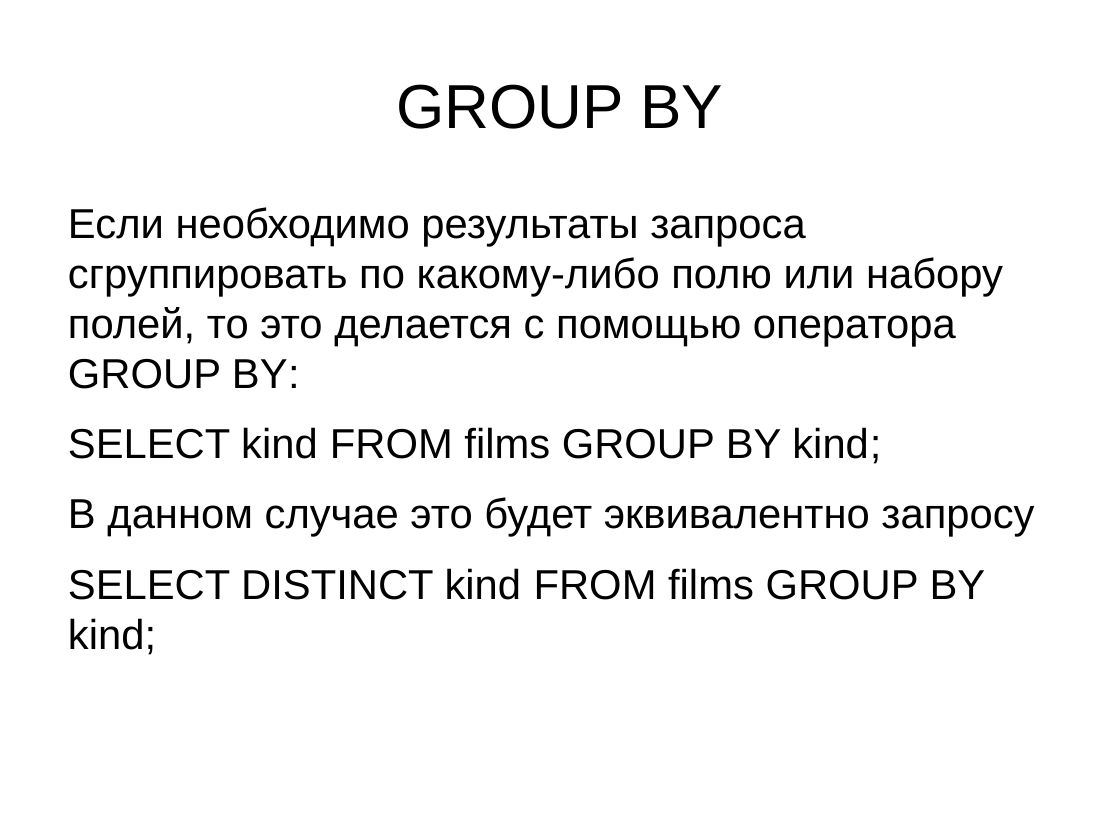
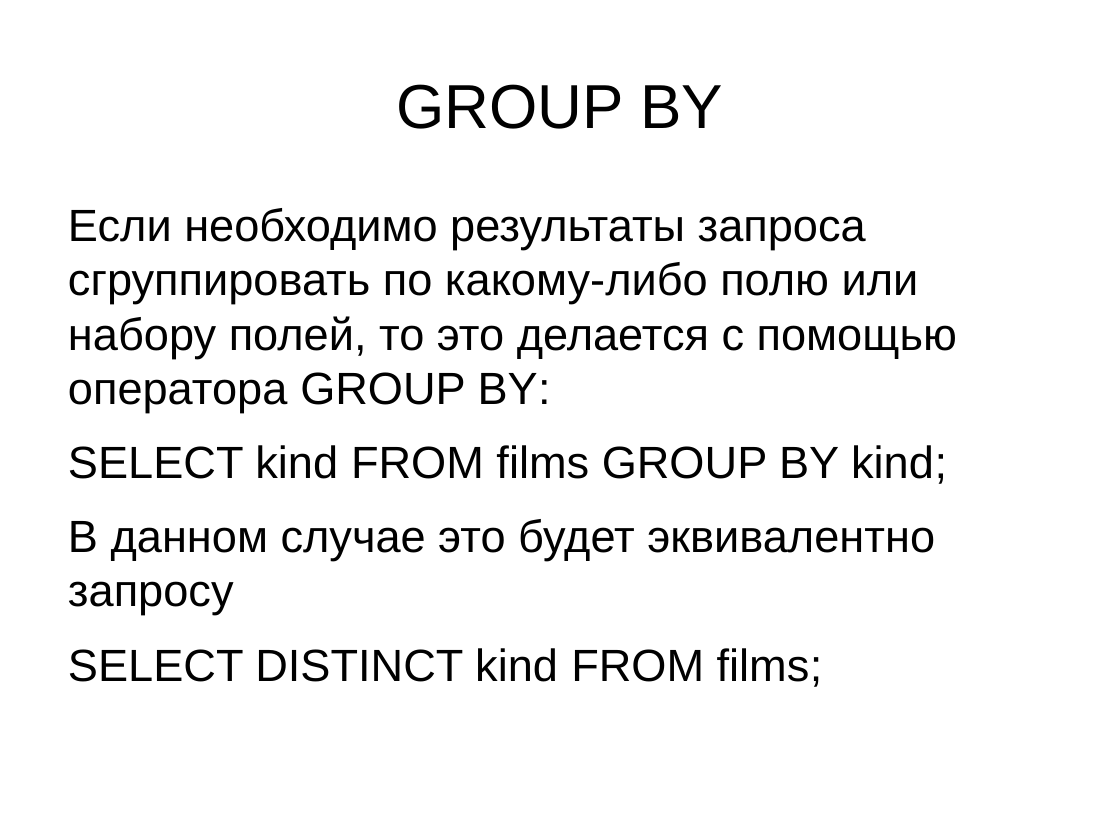
Before and after one commit to Rust1k/dbCourse, a slide deck: slide 11 of presentations/lesson6P.pptx. Drawn at 1120x840 pixels with LibreOffice and Linux fonts; fonts in the diff are those of the drawing. Boxes give left, top, right and bottom in pixels: in the first picture for what was removed or moved away, otherwise in the second. Text is boxed around its words. In the diff, an @@ line names an element or a change of style, - is before the commit and + after.

```diff
--- a/presentations/lesson6P.pptx
+++ b/presentations/lesson6P.pptx
@@ text at (68,208,957,615): size 29.6 to 32 pt in "Если необходимо результаты запроса сгруппировать по какому-л ...", "SELECT kind FROM films GROUP BY kind;", "В данном случае это будет эквивалентно запросу" @@
@@ text at (68,648,823,687): text changed; size 29.6 to 32 pt @@
-SELECT DISTINCT kind FROM films GROUP BY kind;
+SELECT DISTINCT kind FROM films;
```
Also in this commit, not shown: 3 other files.
